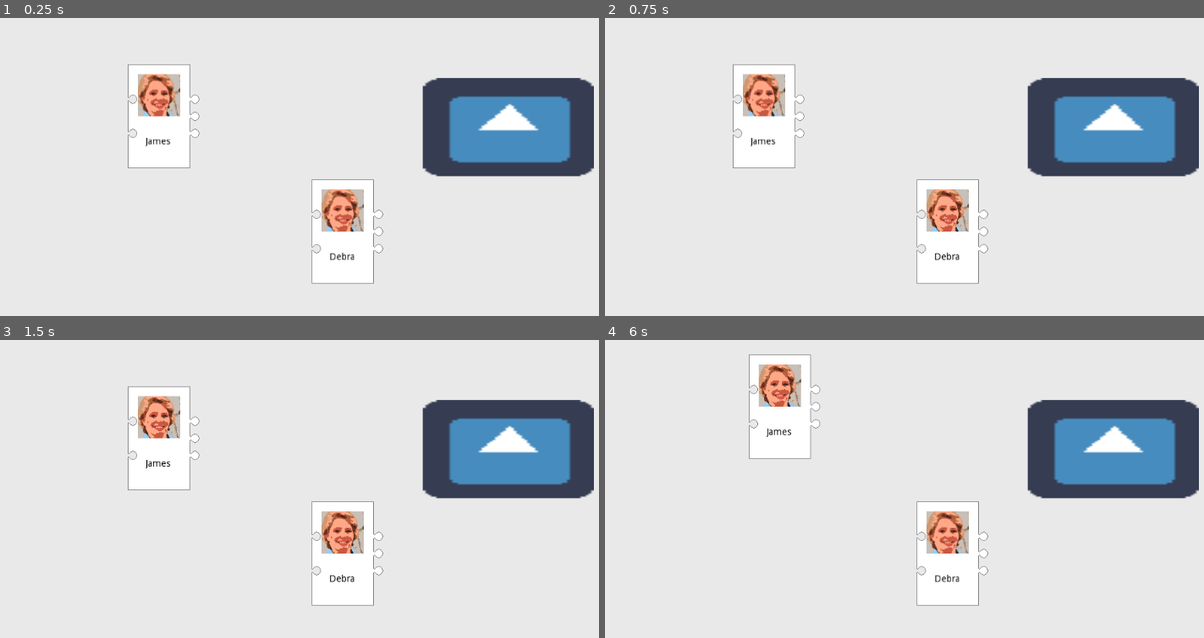
Above: before the commit, frames 1-4 (two rows, left to right).
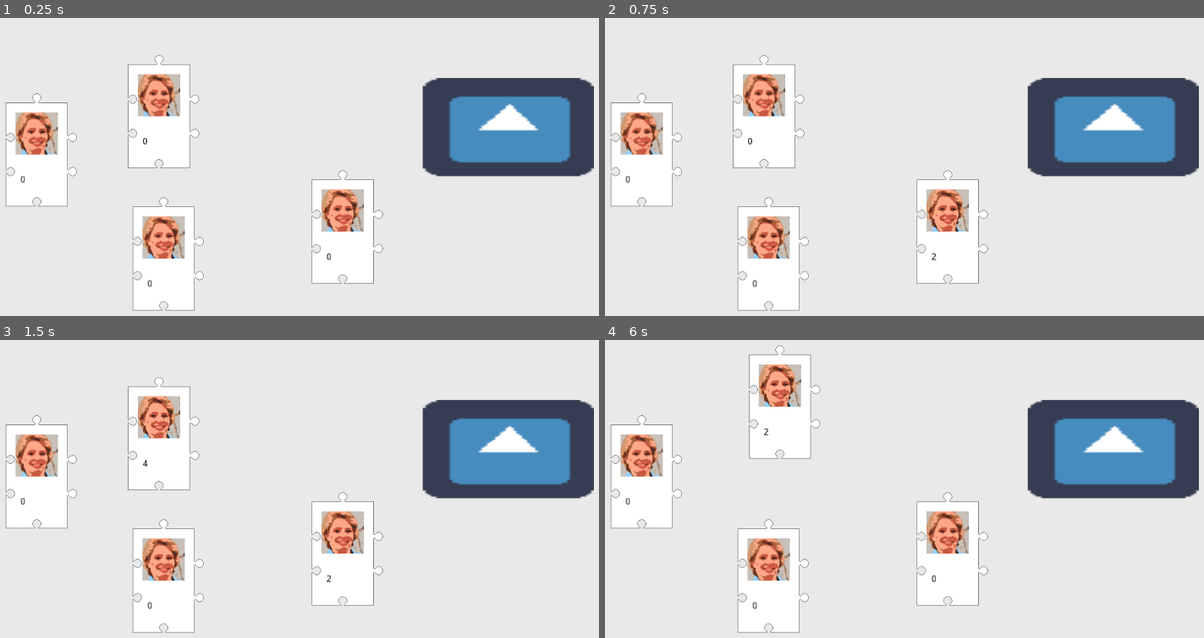
Above: after the commit, the same moments.

Repository: hwacha/GMTK-Match-Game
Game: Godot game, scene res://prefabs/Field.tscn
The game is run twice, just before and just after one commit, with the same random seed, the same clock (stepped at 60 frames per second) and the same inputs. The engine's default icon, where the game draws it, is replaced by a stand-in: a white triangle on a blue panel in a dark square.
Inputs (mouse positions are in pixels of both pictures, inside the frame that each line leads up to):
- Up to frame 1 (0.25 s): no input
- Up to frame 2 (0.75 s): tap Enter at 0.5 s; move the mouse to (946, 232) at 0.52 s; hold Up (ui_up) from 0.53 s (still down); click (946, 232) at 0.67 s
- Up to frame 3 (1.5 s): tap Space at 1.25 s; move the mouse to (161, 438) at 1.27 s; release Up (ui_up) at 1.28 s; hold Down (ui_down) from 1.28 s (still down); click (161, 438) at 1.42 s
- Up to frame 4 (6 s): tap Enter at 2, 3.5 s; move the mouse to (946, 417) at 2.02 s; release Down (ui_down) at 2.03 s; hold Up (ui_up) 2.03-3.53 s; click (946, 417) at 2.17 s; tap Space at 2.75, 4.25 s; move the mouse to (850, 584) at 2.77 s; click (850, 584) at 2.92 s; move the mouse to (1084, 563) at 3.52 s; hold Down (ui_down) 3.53-5.78 s; click (1084, 563) at 3.67 s; move the mouse to (676, 447) at 4.27 s; click (676, 447) at 4.42 s; move the mouse to (916, 506) at 5.02 s; click (916, 506) at 5.17 s; move the mouse to (778, 405) at 5.77 s; hold Up (ui_up) from 5.78 s (still down); click (778, 405) at 5.92 s

The runs differ from the first frame. In frame 1, 2.8% of the frame differs, in the area x 0-64%, y 12-99%; in frame 2, 2.8%; in frame 3, 2.8%; in frame 4, 2.8%, in the area x 0-64%, y 1-99%.

Commit message:
fighting the z fighting

Diff:
--- a/prefabs/Card.tscn
+++ b/prefabs/Card.tscn
@@ -4,24 +4,28 @@
 [ext_resource path="res://scripts/Card.gd" type="Script" id=2]
 [ext_resource path="res://assets/faces/test_face.png" type="Texture" id=3]
 
-[sub_resource type="RectangleShape2D" id=3]
+[sub_resource type="RectangleShape2D" id=1]
 extents = Vector2( 47, 79 )
 
 [sub_resource type="RectangleShape2D" id=2]
 extents = Vector2( 47, 10 )
 
-[sub_resource type="RectangleShape2D" id=1]
+[sub_resource type="RectangleShape2D" id=3]
 extents = Vector2( 23.5, 59 )
 
 [node name="Card" type="Area2D"]
 script = ExtResource( 2 )
 
 [node name="Full" type="CollisionShape2D" parent="."]
-shape = SubResource( 3 )
-
-[node name="Node2D" type="Node2D" parent="."]
+shape = SubResource( 1 )
+__meta__ = {
+"_edit_lock_": true
+}
 
 [node name="Interjambs" type="Node2D" parent="."]
+__meta__ = {
+"_edit_lock_": true
+}
 
 [node name="Base" type="Sprite" parent="."]
 texture = ExtResource( 1 )
@@ -32,39 +36,62 @@
 [node name="Face" type="Sprite" parent="."]
 texture = ExtResource( 3 )
 offset = Vector2( 0, -32 )
+__meta__ = {
+"_edit_lock_": true
+}
 
 [node name="CanvasModulate" type="CanvasModulate" parent="."]
+__meta__ = {
+"_edit_lock_": true
+}
 
 [node name="RichTextLabel" type="RichTextLabel" parent="."]
-margin_left = -19.7672
-margin_top = 31.7447
-margin_right = 40.2328
-margin_bottom = 61.7447
+margin_left = -25.0
+margin_top = 32.0
+margin_right = 25.0
+margin_bottom = 57.0
+mouse_filter = 2
 custom_colors/default_color = Color( 0, 0, 0, 1 )
 text = "Debra"
 __meta__ = {
+"_edit_lock_": true,
 "_edit_use_anchors_": false
 }
 
 [node name="Boundaries" type="Area2D" parent="."]
 collision_layer = 2
 collision_mask = 2
+__meta__ = {
+"_edit_lock_": true
+}
 
 [node name="Up" type="CollisionShape2D" parent="Boundaries"]
 position = Vector2( 0, -69 )
 shape = SubResource( 2 )
+__meta__ = {
+"_edit_lock_": true
+}
 
 [node name="Right" type="CollisionShape2D" parent="Boundaries"]
 position = Vector2( 23.3749, 0 )
-shape = SubResource( 1 )
+shape = SubResource( 3 )
+__meta__ = {
+"_edit_lock_": true
+}
 
 [node name="Left" type="CollisionShape2D" parent="Boundaries"]
 position = Vector2( -23.5, 0 )
-shape = SubResource( 1 )
+shape = SubResource( 3 )
+__meta__ = {
+"_edit_lock_": true
+}
 
 [node name="Down" type="CollisionShape2D" parent="Boundaries"]
 position = Vector2( 0, 69.1251 )
 shape = SubResource( 2 )
+__meta__ = {
+"_edit_lock_": true
+}
 
 [connection signal="area_entered" from="." to="." method="_on_Card_area_entered"]
 [connection signal="area_exited" from="." to="." method="_on_Card_area_exited"]
--- a/prefabs/Field.tscn
+++ b/prefabs/Field.tscn
@@ -16,11 +16,31 @@
 [node name="Card2" parent="." instance=ExtResource( 1 )]
 position = Vector2( 333.843, 197.58 )
 
-[node name="CanvasModulate" parent="Card2" index="5"]
+[node name="CanvasModulate" parent="Card2" index="4"]
 visible = false
 
-[node name="RichTextLabel" parent="Card2" index="6"]
+[node name="RichTextLabel" parent="Card2" index="5"]
 text = "James"
+
+[node name="Card3" parent="." instance=ExtResource( 1 )]
+position = Vector2( 341.158, 413.853 )
+
+[node name="CanvasModulate" parent="Card3" index="4"]
+visible = false
+
+[node name="RichTextLabel" parent="Card3" index="5"]
+text = "Henry
+"
+
+[node name="Card4" parent="." instance=ExtResource( 1 )]
+position = Vector2( 149.15, 255.592 )
+
+[node name="CanvasModulate" parent="Card4" index="4"]
+visible = false
+
+[node name="RichTextLabel" parent="Card4" index="5"]
+text = "Henry
+"
 
 [node name="PairZone" type="Area2D" parent="."]
 position = Vector2( 862.695, 216.292 )
@@ -34,6 +54,8 @@
 texture = ExtResource( 4 )
 
 [node name="CollisionShape2D" type="CollisionShape2D" parent="PairZone"]
-shape = SubResource( 2 )
+shape = SubResource( 1 )
 
 [editable path="Card2"]
+[editable path="Card3"]
+[editable path="Card4"]
--- a/scripts/Card.gd
+++ b/scripts/Card.gd
@@ -1,10 +1,10 @@
 extends Area2D
 
 var stats = {
-	'left': [1, 1, 1],
+	'left': [1, 0, 1],
 	'right': [-1, 0, -1],
-	'up': [0, 0, 0],
-	'down': [0, 0, 0],
+	'up': [0, 1, 0],
+	'down': [0, -1, 0],
 }
 
 var offsets = {
@@ -52,6 +52,7 @@
 
 onready var interjambs = get_node("Interjambs")
 onready var field = get_tree().get_root().get_node('Field')
+onready var textlabel = get_node("RichTextLabel")
 
 func _ready():
 	var neujamb_prefab = load("res://prefabs/NeuJamb.tscn")
@@ -78,6 +79,7 @@
 				self.interjambs.add_child(jamb)
 
 func _process(delta):
+	textlabel.text = str(self.z_index)
 	if (field.selected_card == self):
 		if pair_state in ['pair_container', 'unpaired']:
 			set_position(get_viewport().get_mouse_position())
@@ -86,8 +88,10 @@
 
 # TODO move pair zone code to here.
 func _on_Card_input_event(viewport, event, shape_idx):
-
+	if pair_state == 'paired':
+		return
 	if event is InputEventMouseButton: # mouse has happened in the frame
+		print(self, event)
 		if event.button_index == BUTTON_LEFT:
 			var overlapping =  get_overlapping_areas()
 			var point = event.position
@@ -104,6 +108,7 @@
 					field.selected_card = self
 					z_index = field.max_z + 2
 
+
 			else: # released
 				if field.selected_card == self:
 					if z_index < local_max_z:
@@ -112,7 +117,7 @@
 
 					if pair_state == 'pair_container' and in_pairzone:
 						complete_pair()
-					if pair_state == 'unpaired' and target_pair['card'] != null:
+					if pair_state == 'unpaired' and target_pair['card'] != null and target_pair['card'].pair_state == 'unpaired':
 						attempt_pair_with_target()
 					field.selected_card = null
 		if event.button_index == BUTTON_RIGHT:
@@ -130,11 +135,13 @@
 
 func _on_Card_area_entered(area):
 	if field.selected_card != self:
-		set_modulate(Color(0,1,0))
+		#set_modulate(Color(0,1,0))
+		pass
 
 func _on_Card_area_exited(area):
 	if field.selected_card != self:
-		set_modulate(Color(1,1,1))
+		#set_modulate(Color(1,1,1))
+		pass
 
 
 func _on_Boundaries_area_shape_entered(area_id, area, area_shape, local_shape):
@@ -150,7 +157,7 @@
 	# TODO: Potential edge cases here where cards aren't untargetted. Be careful
 	var our_dir = dir_map[local_shape]
 	var their_dir = dir_map[area_shape]
-	if their_dir == dir_pairs[our_dir] and area.get_parent() == target_pair['card']:
+	if area != null and their_dir == dir_pairs[our_dir] and area.get_parent() == target_pair['card']:
 		target_pair['dir'] = null
 		target_pair['card'] = null
 
@@ -172,7 +179,6 @@
 		target.pair_state = 'paired'
 		var pair_container = load("res://prefabs/Card.tscn").instance()
 		pair_container.set_invisible()
-
 		pair_container.pair_state = 'pair_container'
 
 		# expand the bounding box to be 2x the normal size on the appropriate axis
@@ -190,11 +196,16 @@
 		field.add_child(pair_container)
 		field.remove_child(self)
 		self.set_name('Child1')
+		self.z_index = 0
 		pair_container.add_child(self)
+		field.max_z += 2
+		pair_container.z_index = field.max_z
 		field.remove_child(target)
 		target.set_name('Child2')
+		target.z_index = 0
 		pair_container.add_child(target)
 		pair_container.pair_direction = our_dir
+
 		var side_offset = 94
 		var top_offset = 158
 		if our_dir == 'left':
@@ -224,7 +235,7 @@
 func complete_pair():
 	pass
 
-var unpair_offset = 22
+var unpair_offset = 22 / 2
 
 var unpair_offsets = {
 	'left': Vector2(unpair_offset, 0),
@@ -238,10 +249,11 @@
 		var child = get_node(name)
 		child.set_name('Card')
 		remove_child(child)
-		var multiplier = 1 if name == 'Child1' else 0
+		var multiplier = 1 if name == 'Child1' else -1
 		child.transform.origin = child.transform.origin + transform.origin + offset * multiplier
 		child.pair_state = 'unpaired'
 		field.add_child(child)
+		child.z_index = z_index
 	field.remove_child(self)
 	queue_free()
 	field.selected_card = null
--- a/scripts/Field.gd
+++ b/scripts/Field.gd
@@ -3,7 +3,7 @@
 export var max_z = 0
 
 var selected_card = null
-
+#onready var card_manager = get_node("CardManager")
 # Called when the node enters the scene tree for the first time.
 func _ready():
 	pass
@@ -12,3 +12,5 @@
 func _process(delta):
 	if Input.is_action_just_pressed("ui_up"):
 		get_tree().change_scene("res://prefabs/Field.tscn")
+	if Input.is_action_just_pressed("ui_down"):
+		pass
Not shown: 1 places in prefabs/Field.tscn that only renumber resources
